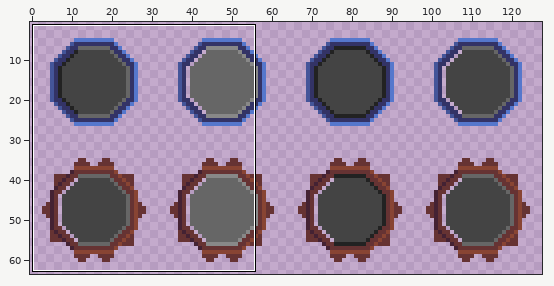
Two versions of one sprite sheet, umon/art/imgs/butt_01.png. Above, an overview of the earlier version with the close-up marked.
Close-up. Before the edit:
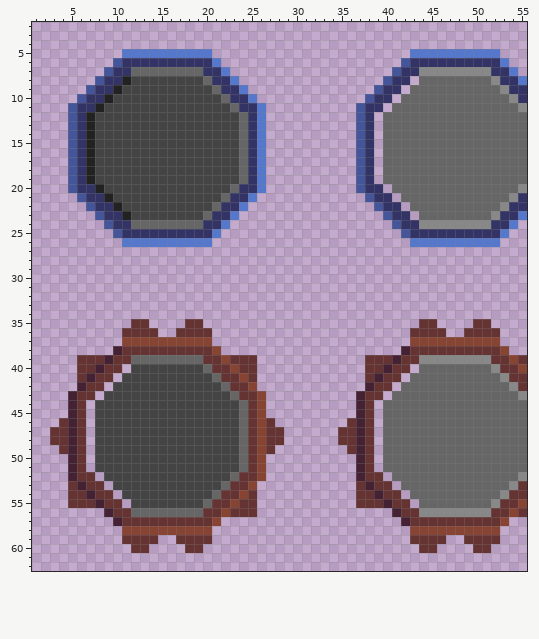
The file is 128x64 pixels. Shown: x 1..55, y 2..62. The wide view leaves out empty margins. The commit also changed other parts of the picture, which this record leaves out.
The result:
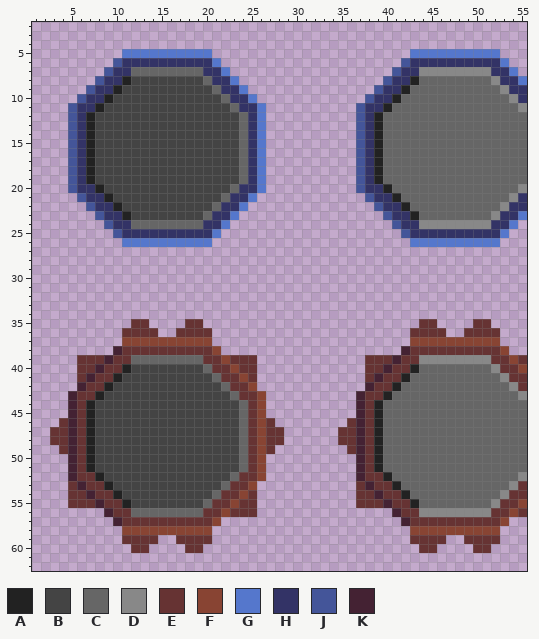
Palette (. is transparent): A #222222  B #444444  C #666666  D #888888  E #663333  F #884433  G #5577cc  H #333366  J #445599  K #442233
The exact change:
Changed rows in their new state; - is an unchanged pixel.
first column x 39:
 8 ----A
 9 ---A-
10 --A--
11 -A---
12 A----
13 A----
14 A----
15 A----
16 A----
17 A----
18 A----
19 A----
20 -A---
21 --A--
22 ---A-
23 ----A
first column x 7:
40 ----A-------------------------------A
41 ---A-------------------------------A-
42 --A-------------------------------A--
43 -A-------------------------------A---
44 A-------------------------------A----
45 A-------------------------------A----
46 A-------------------------------A----
47 A-------------------------------A----
48 A-------------------------------A----
49 A-------------------------------A----
50 A-------------------------------A----
51 A-------------------------------A----
52 -A-------------------------------A---
53 --A-------------------------------A--
54 ---A-------------------------------A-
55 ----A-------------------------------A
Pixel boxes of the changes (left, top, right, bottom) in both close-ups:
added: (374, 76, 419, 220)
added: (86, 364, 131, 508)
added: (374, 364, 419, 508)
